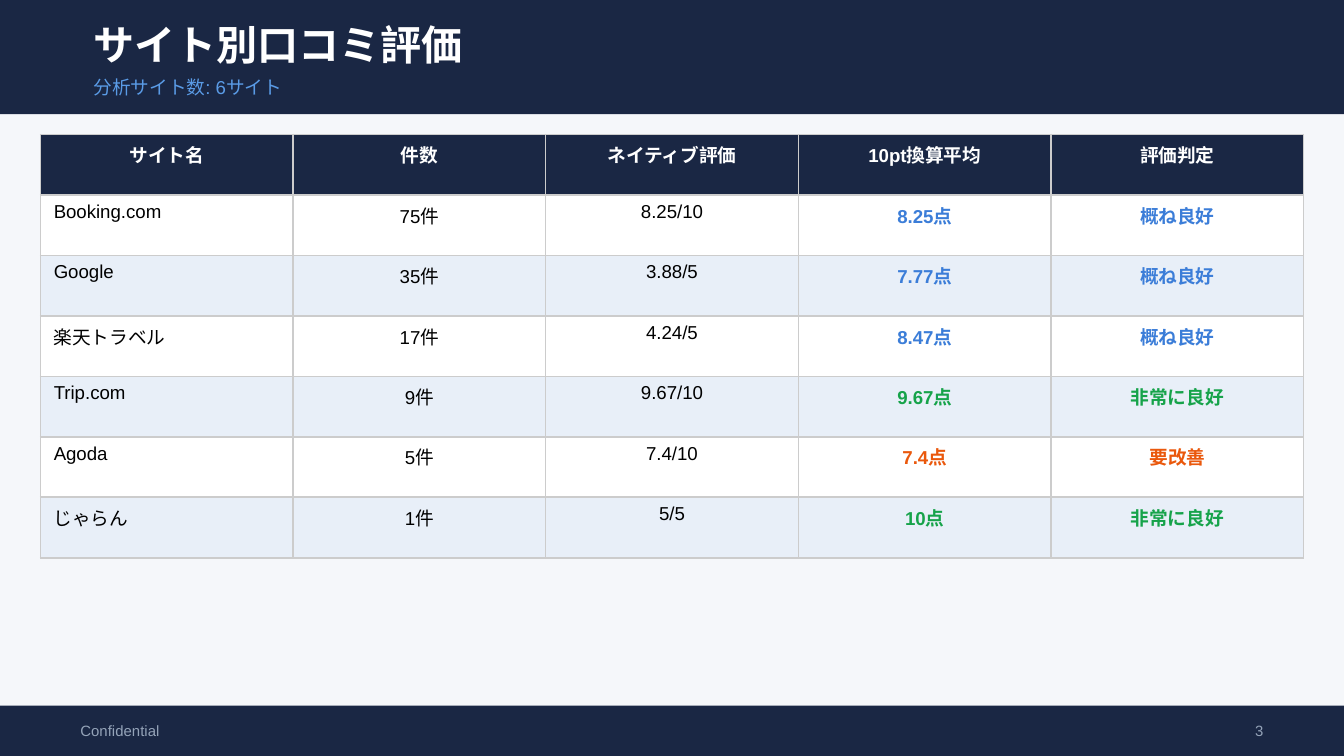
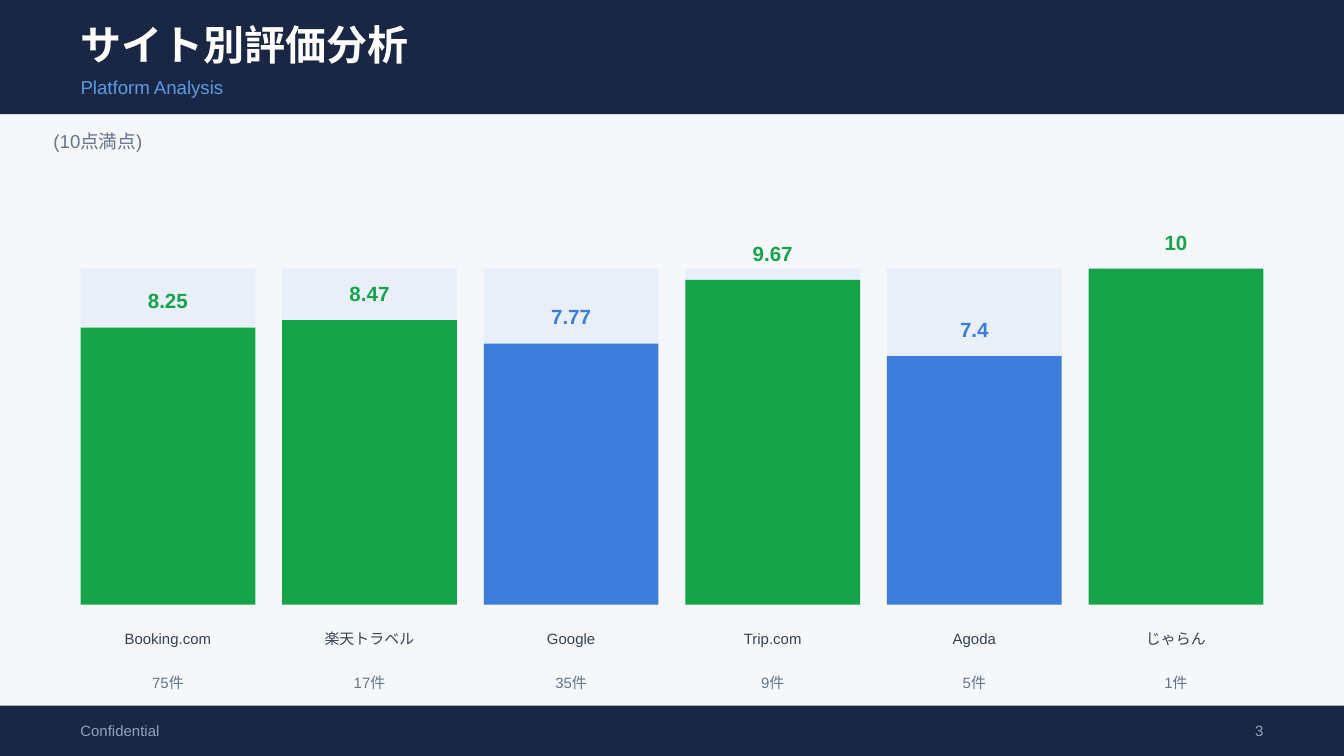
Before and after one commit to TAKAHASHIMITSUGU329/primechange-portal, a slide deck: slide 3 of 納品レポート/ホテル別レポート/comfort_roppongi_口コミ分析レポート.pptx. Drawn at 1344x756 pixels with LibreOffice and Linux fonts; fonts in the diff are those of the drawing. Boxes give left, top, right and bottom in pixels: in the first picture for what was removed or moved away, otherwise in the second. Text is boxed around its words. In the diff, an @@ line names an element or a change of style, - is before the commit and + after.

```diff
--- a/納品レポート/ホテル別レポート/comfort_roppongi_口コミ分析レポート.pptx
+++ b/納品レポート/ホテル別レポート/comfort_roppongi_口コミ分析レポート.pptx
@@ text at [81, 25, 409, 64]: text changed @@
-サイト別口コミ評価
+サイト別評価分析
@@ text at [81, 80, 223, 98]: text changed @@
-分析サイト数: 6サイト
+Platform Analysis
@@ table removed at [40, 134, 1304, 531], 7 rows, 5 columns @@
-サイト名 | 件数 | ネイティブ評価 | 10pt換算平均 | 評価判定
-Booking.com | 75件 | 8.25/10 | 8.25点 | 概ね良好
-Google | 35件 | 3.88/5 | 7.77点 | 概ね良好
-楽天トラベル | 17件 | 4.24/5 | 8.47点 | 概ね良好
-Trip.com | 9件 | 9.67/10 | 9.67点 | 非常に良好
-Agoda | 5件 | 7.4/10 | 7.4点 | 要改善
-じゃらん | 1件 | 5/5 | 10点 | 非常に良好
@@ text added at [53, 134, 142, 152], 10 pt, text #64748B @@
+(10点満点)
@@ text added at [1165, 235, 1188, 250], 11 pt, text #16A34A, bold @@
+10
@@ rectangle added at [81, 269, 255, 605], fill #E8EFF8 @@
@@ rectangle added at [282, 269, 457, 605], fill #E8EFF8 @@
@@ rectangle added at [484, 269, 659, 605], fill #E8EFF8 @@
@@ rectangle added at [685, 269, 860, 605], fill #E8EFF8 @@
@@ text added at [753, 246, 793, 261], 11 pt, text #16A34A, bold @@
+9.67
@@ rectangle added at [887, 269, 1062, 605], fill #E8EFF8 @@
@@ rectangle added at [1089, 269, 1263, 605], fill #16A34A @@
@@ text added at [148, 293, 188, 308], 11 pt, text #16A34A, bold @@
+8.25
@@ text added at [349, 286, 389, 301], 11 pt, text #16A34A, bold @@
+8.47
@@ rectangle added at [685, 280, 860, 605], fill #16A34A @@
@@ rectangle added at [81, 328, 255, 605], fill #16A34A @@
@@ rectangle added at [282, 320, 457, 605], fill #16A34A @@
@@ text added at [551, 310, 591, 324], 11 pt, text #3B7DD8, bold @@
+7.77
@@ text added at [960, 323, 989, 337], 11 pt, text #3B7DD8, bold @@
+7.4
@@ rectangle added at [484, 344, 659, 605], fill #3B7DD8 @@
@@ rectangle added at [887, 356, 1062, 605], fill #3B7DD8 @@
@@ text added at [125, 633, 211, 647], 8 pt, text #334155 @@
+Booking.com
@@ text added at [325, 631, 415, 645], 8 pt, text #334155 @@
+楽天トラベル
@@ text added at [547, 633, 595, 647], 8 pt, text #334155 @@
+Google
@@ text added at [744, 633, 802, 647], 8 pt, text #334155 @@
+Trip.com
@@ text added at [953, 633, 996, 647], 8 pt, text #334155 @@
+Agoda
@@ text added at [1146, 632, 1206, 645], 8 pt, text #334155 @@
+じゃらん
@@ text added at [152, 676, 184, 689], 8 pt, text #64748B @@
+75件
@@ text added at [354, 676, 386, 689], 8 pt, text #64748B @@
+17件
@@ text added at [555, 676, 587, 689], 8 pt, text #64748B @@
+35件
@@ text added at [761, 676, 784, 689], 8 pt, text #64748B @@
+9件
@@ text added at [963, 676, 986, 689], 8 pt, text #64748B @@
+5件
@@ text added at [1164, 676, 1187, 689], 8 pt, text #64748B @@
+1件
```
Also in this commit, not shown: 1 other slide changed, 5 slides added, 6 slides removed, 37 other files.
